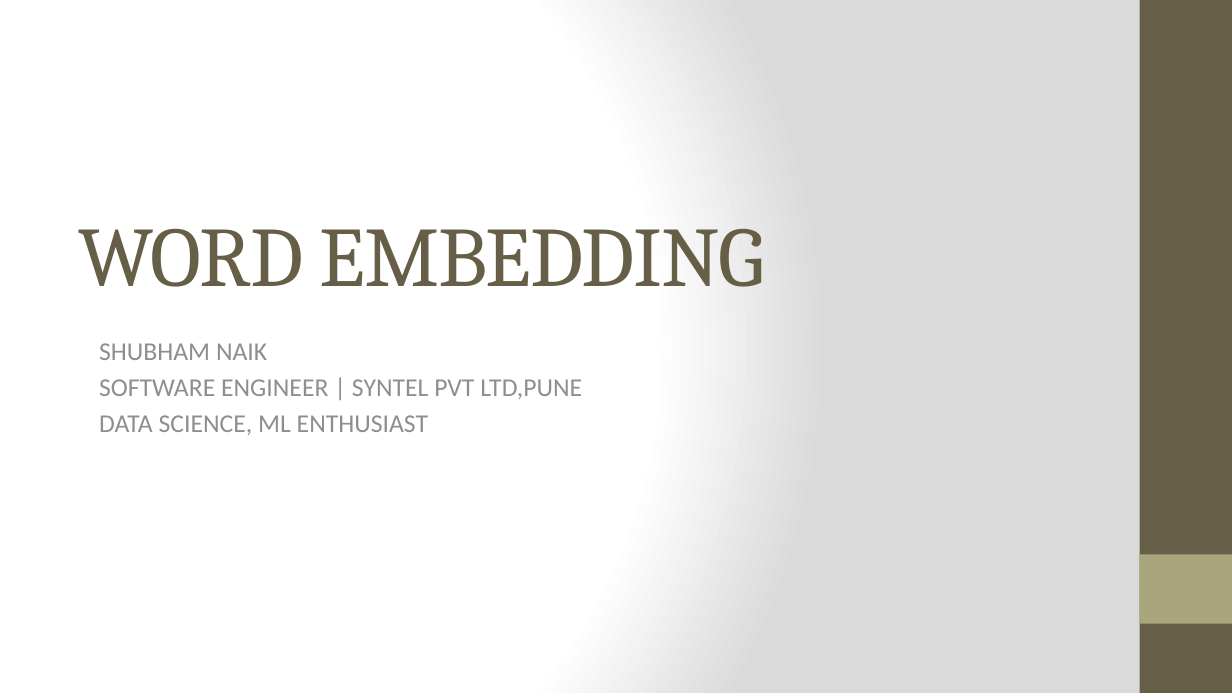
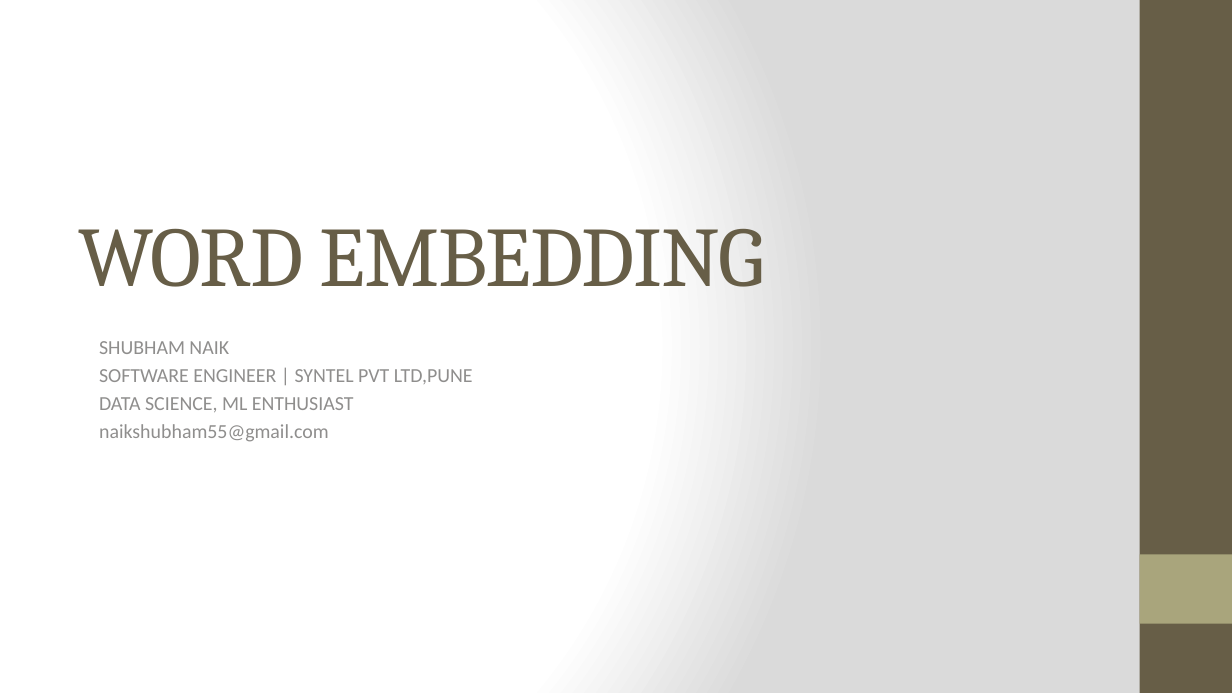
Before and after one commit to naikshubham/PyData-Pune_GangUp-IV, a slide deck: slide 1 of Word Embedding.pptx. Drawn at 1232x693 pixels with LibreOffice and Linux fonts; fonts in the diff are those of the drawing. Boxes give left, top, right and bottom in pixels: in the first picture for what was removed or moved away, otherwise in the second. Text is boxed around its words. In the diff, an @@ line names an element or a change of style, - is before the commit and + after.

Commit message:
Word Embeddings presentation

```diff
--- a/Word Embedding.pptx
+++ b/Word Embedding.pptx
@@ subtitle at box(99, 341, 473, 412): size 20 to 15.5 pt in "SHUBHAM NAIK", "SOFTWARE ENGINEER | SYNTEL PVT LTD,PUNE", "DATA SCIENCE, ML ENTHUSIAST" @@
@@ subtitle at box(99, 424, 329, 442): paragraph added @@
+naikshubham55@gmail.com
```
Also in this commit, not shown: 1 other slide changed.
